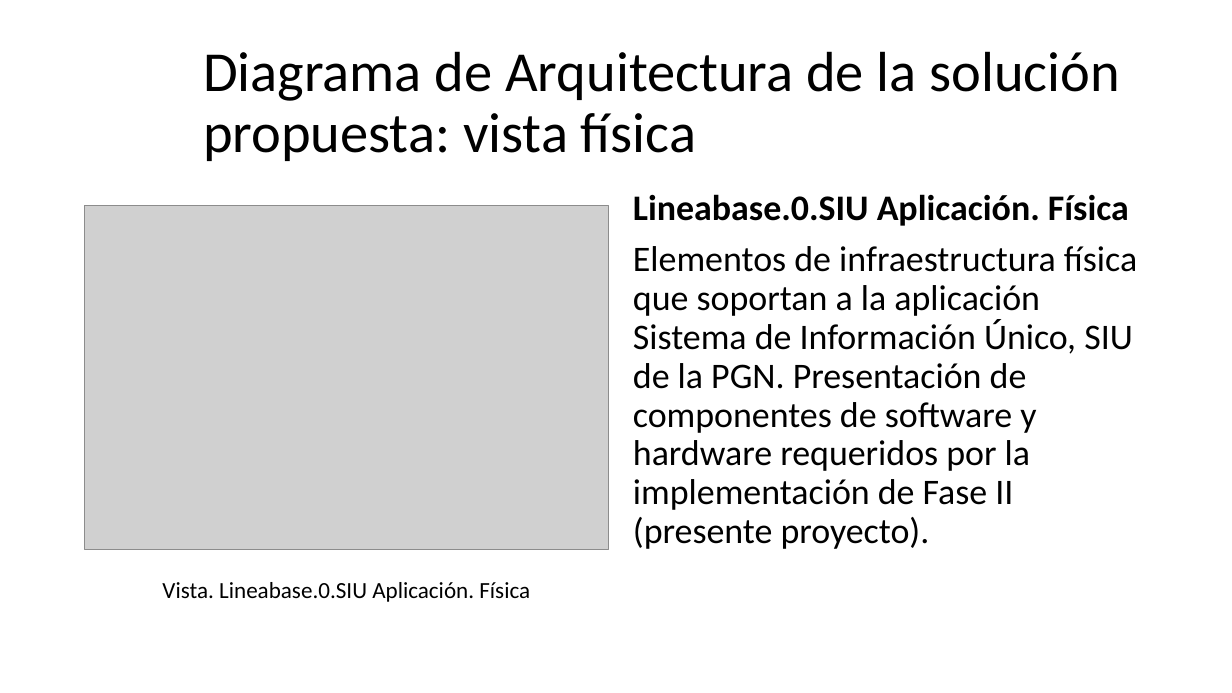
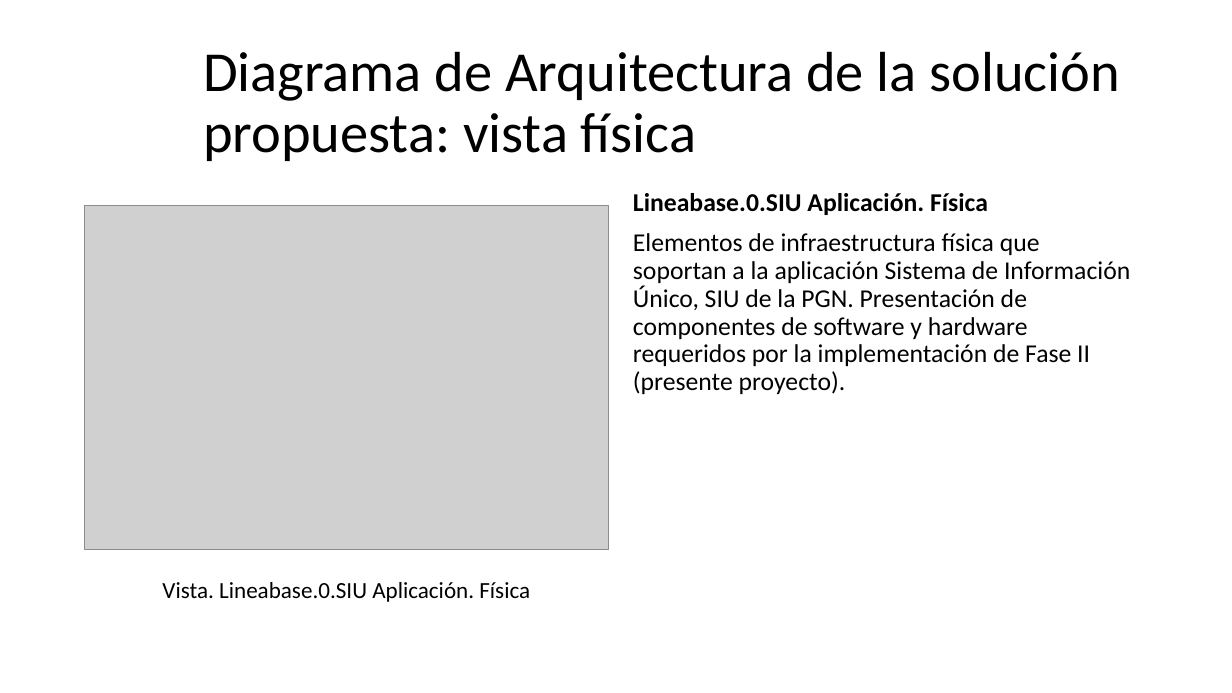
Before and after one commit to hwong23/pgn-078, a slide deck: slide 4 of content/pptxoutpt.pptx (slide 3 before the commit). Drawn at 1232x693 pixels with LibreOffice and Linux fonts; fonts in the diff are those of the drawing; grey boxes stand for pictures. Boxes give left, top, right and bottom in pixels: in the first picture for what was removed or moved away, otherwise in the second. Text is boxed around its words. In the diff, an @@ line names an element or a change of style, - is before the commit and + after.

```diff
--- a/content/pptxoutpt.pptx
+++ b/content/pptxoutpt.pptx
@@ text "Lineabase.0.SIU Aplicación. Física" at box(633, 193, 1130, 394): size 28 to 20 pt @@
```
Also in this commit, not shown: 4 other slides changed, 1 slide added, 22 other files.
